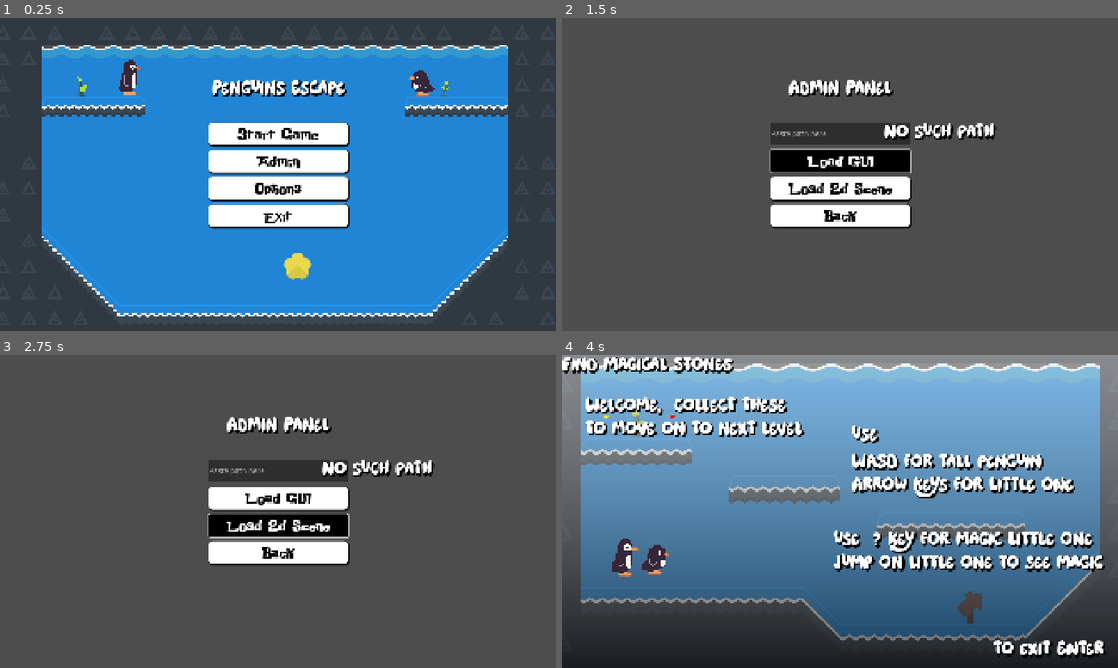
Above: before the commit, frames 1-4 (two rows, left to right).
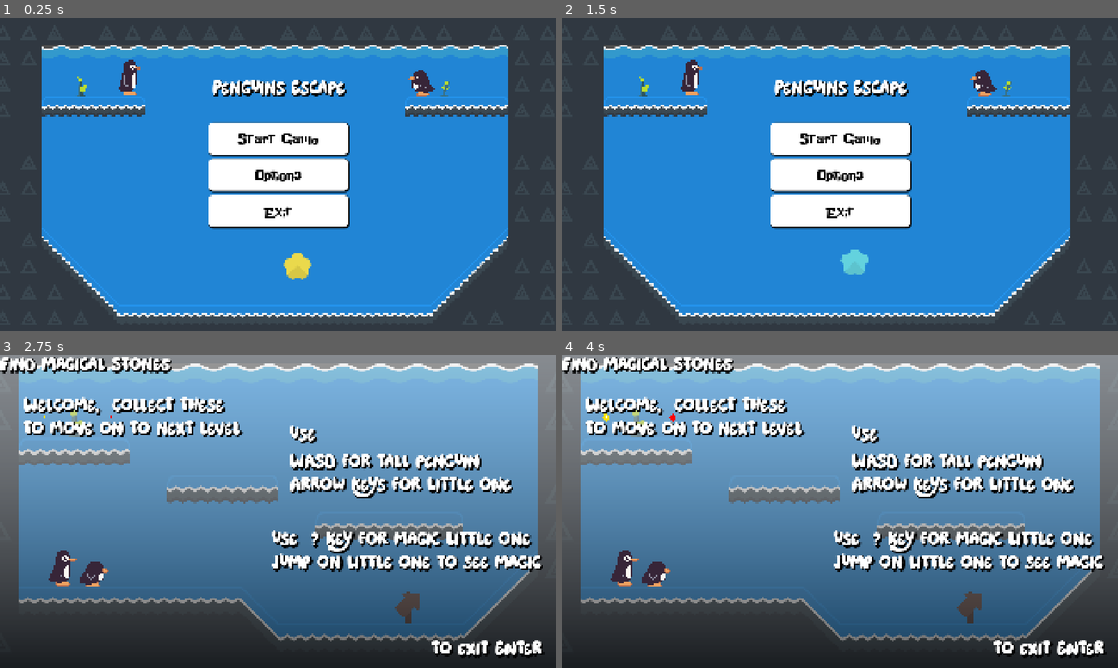
Above: after the commit, the same moments.

Repository: Shreyashz/couch-coop
Game: Godot game, scene res://Prefab/gameController.tscn
The game is run twice, just before and just after one commit, with the same random seed, the same clock (stepped at 60 frames per second) and the same inputs.
Inputs (mouse positions are in pixels of both pictures, inside the frame that each line leads up to):
- Up to frame 1 (0.25 s): no input
- Up to frame 2 (1.5 s): click (840, 161) at 0.5 s, where only the run before the commit has a clickable "Admin"; click "Load GUI" (after the commit: "Back") at 1.25 s
- Up to frame 3 (2.75 s): click "Load 2d Scene" (after the commit: "Start Game") at 2 s
- Up to frame 4 (4 s): click (840, 552) at 2.75 s, where only the run before the commit has a clickable "Back"; click (840, 470) at 3.5 s, where only the run before the commit has a clickable "Start Game"

The runs differ from the first frame. In frame 1, 3.0% of the frame differs, in the area x 37-63%, y 35-66%; in frame 2, 90%; in frame 3, 94%, in the area x 0-100%, y 0-100%; in frame 4, 0.8%.
Error before the commit: Attempt to call function 'instantiate' in base 'null instance' on a null instance. (res://Scripts/gameController.gd:84)

Commit message:
Complete

Diff:
--- a/GUI/Main_menu.tscn
+++ b/GUI/Main_menu.tscn
@@ -221,19 +221,6 @@
 theme_override_styles/pressed = SubResource("StyleBoxFlat_lujv5")
 theme_override_styles/normal = SubResource("StyleBoxFlat_sdc87")
 text = "Start Game"
-
-[node name="Button2" type="Button" parent="VBoxContainer"]
-layout_mode = 2
-size_flags_vertical = 3
-theme_override_colors/font_hover_color = Color(1, 1, 1, 1)
-theme_override_colors/font_color = Color(0, 0, 0, 1)
-theme_override_colors/font_pressed_color = Color(1, 1, 1, 1)
-theme_override_fonts/font = ExtResource("1_lujv5")
-theme_override_font_sizes/font_size = 50
-theme_override_styles/hover = SubResource("StyleBoxFlat_mo4ht")
-theme_override_styles/pressed = SubResource("StyleBoxFlat_lujv5")
-theme_override_styles/normal = SubResource("StyleBoxFlat_sdc87")
-text = "Admin"
 
 [node name="Button4" type="Button" parent="VBoxContainer"]
 layout_mode = 2
@@ -296,6 +283,5 @@
 flip_h = true
 
 [connection signal="pressed" from="VBoxContainer/Button" to="." method="_on_start_pressed"]
-[connection signal="pressed" from="VBoxContainer/Button2" to="." method="_on_options_pressed"]
 [connection signal="pressed" from="VBoxContainer/Button4" to="." method="_on_Options_Game_pressed"]
 [connection signal="pressed" from="VBoxContainer/Button3" to="." method="_on_Exit_pressed"]
--- a/Prefab/Player1.tscn
+++ b/Prefab/Player1.tscn
@@ -121,7 +121,7 @@
 texture = ExtResource("3_77ygc")
 hframes = 7
 vframes = 7
-frame = 9
+frame = 8
 region_rect = Rect2(0, 0, 388, 534)
 
 [node name="water_colission" type="Area2D" parent="."]
--- a/Scripts/playerMovement.gd
+++ b/Scripts/playerMovement.gd
@@ -101,9 +101,10 @@
 		else:
 			animationTree.set("parameters/Transition/transition_request", "Idle")
 			animationTree.set("parameters/TimeScale/scale", defaultAnimationScale)
-			var platform_velocity
+			var platform_velocity = Vector2(0,0)
 			if(platform_raycast.is_colliding() and !platform_raycast.get_collider() is TileMapLayer and !platform_raycast.get_collider() is RigidBody2D and !platform_raycast.get_collider() is StaticBody2D):
-				platform_velocity = platform_raycast.get_collider().velocity
+				if(platform_raycast.get_collider() != null):
+					platform_velocity = platform_raycast.get_collider().velocity
 			else:
 				platform_velocity = Vector2(0,0)
 			if(platform_velocity != Vector2(0,0)):
Not shown: 1 places in Level/LEVEL_1.tscn that only renumber resources
Not shown: 1 places in Level/LEVEL_11.tscn that only renumber resources
